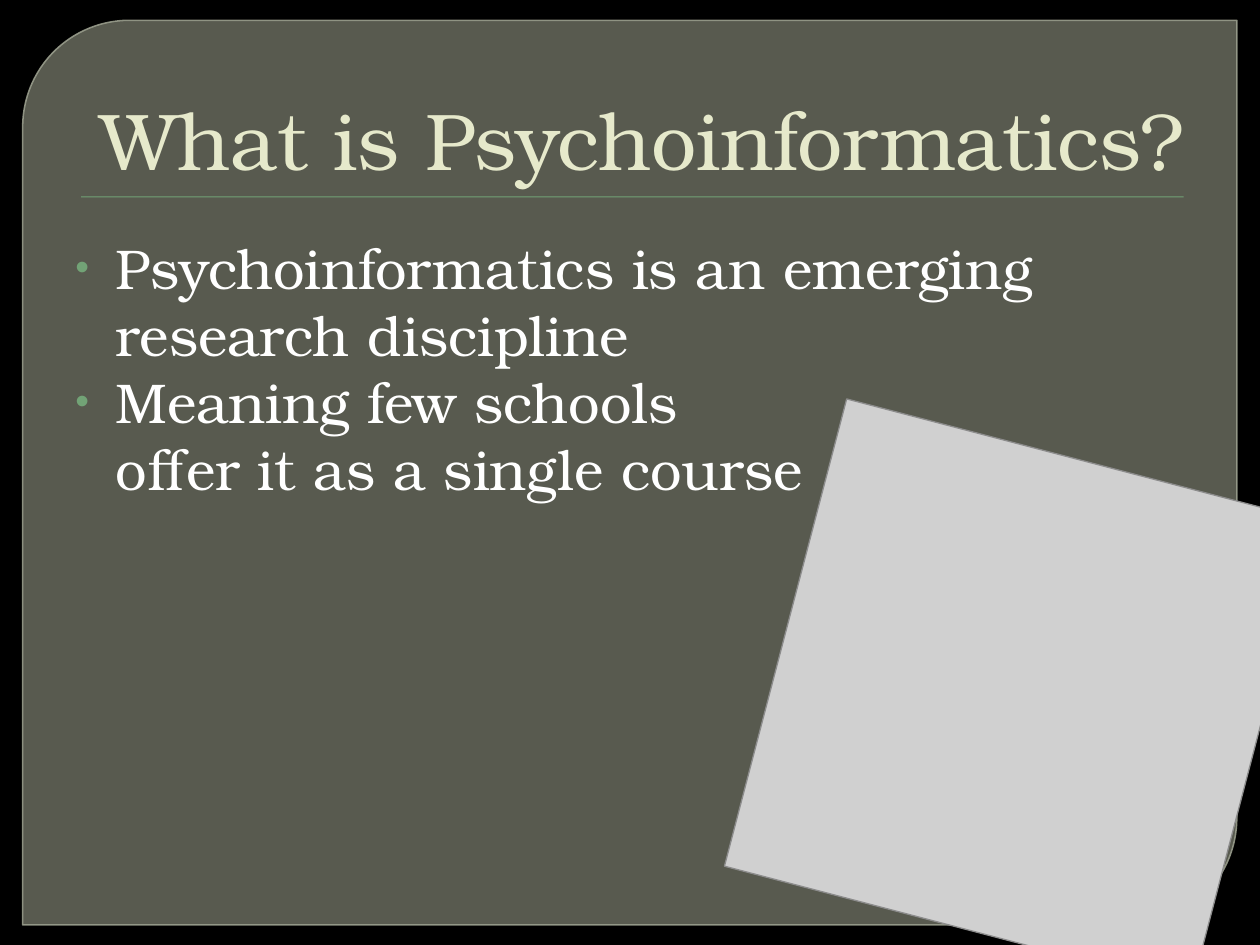
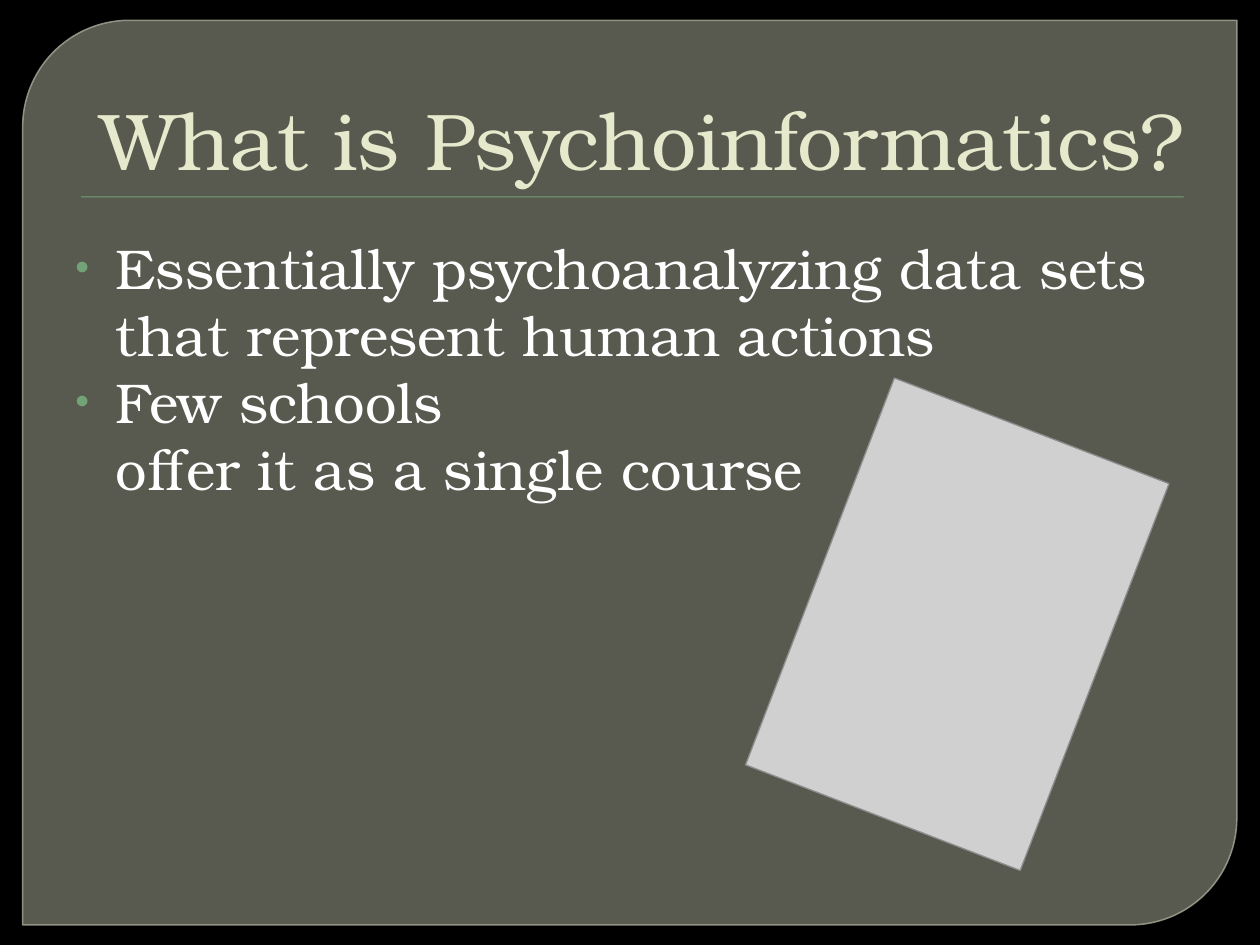
Before and after one commit to hnwalters/Essay-Reports, a slide deck: slide 3 of Documents & Presentations/E-Day Assignments/Career Path.pptx. Drawn at 1260x945 pixels with LibreOffice and Linux fonts; fonts in the diff are those of the drawing; grey boxes stand for pictures; background and template pictures are left out. Boxes give left, top, right and bottom in pixels: in the first picture for what was removed or moved away, otherwise in the second. Text is boxed around its words. In the diff, an @@ line names an element or a change of style, - is before the commit and + after.

```diff
--- a/Documents & Presentations/E-Day Assignments/Career Path.pptx
+++ b/Documents & Presentations/E-Day Assignments/Career Path.pptx
@@ text at box(116, 249, 1146, 424): text changed @@
-• Psychoinformatics is an emerging research discipline
-• Meaning few schools
+• Essentially psychoanalyzing data sets that represent human actions
+• Few schools
@@ picture at box(746, 378, 1170, 871): rotation 14 to 21 degrees @@
```
Also in this commit, not shown: 4 other slides changed, 2 slides added.
